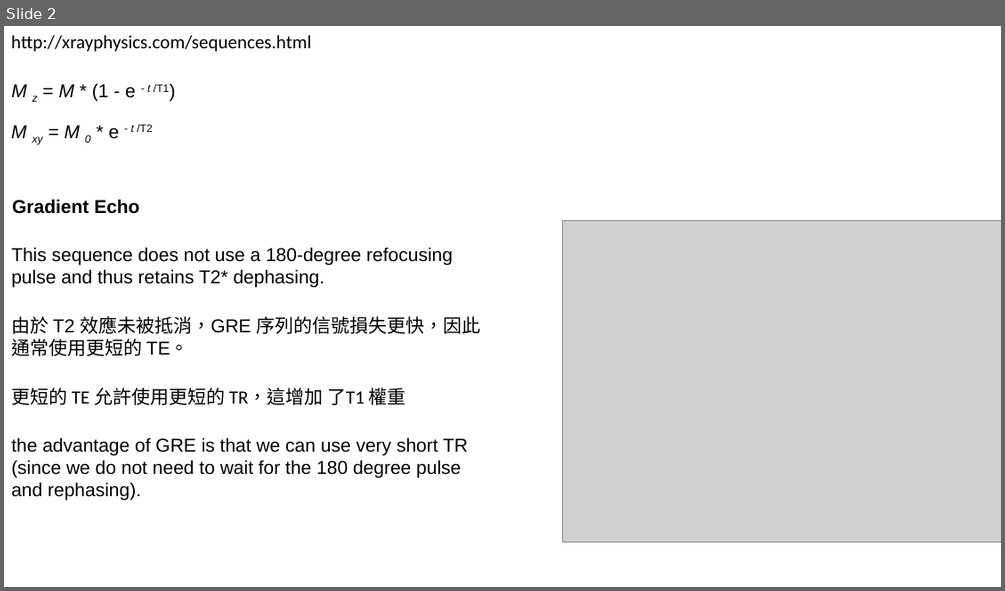
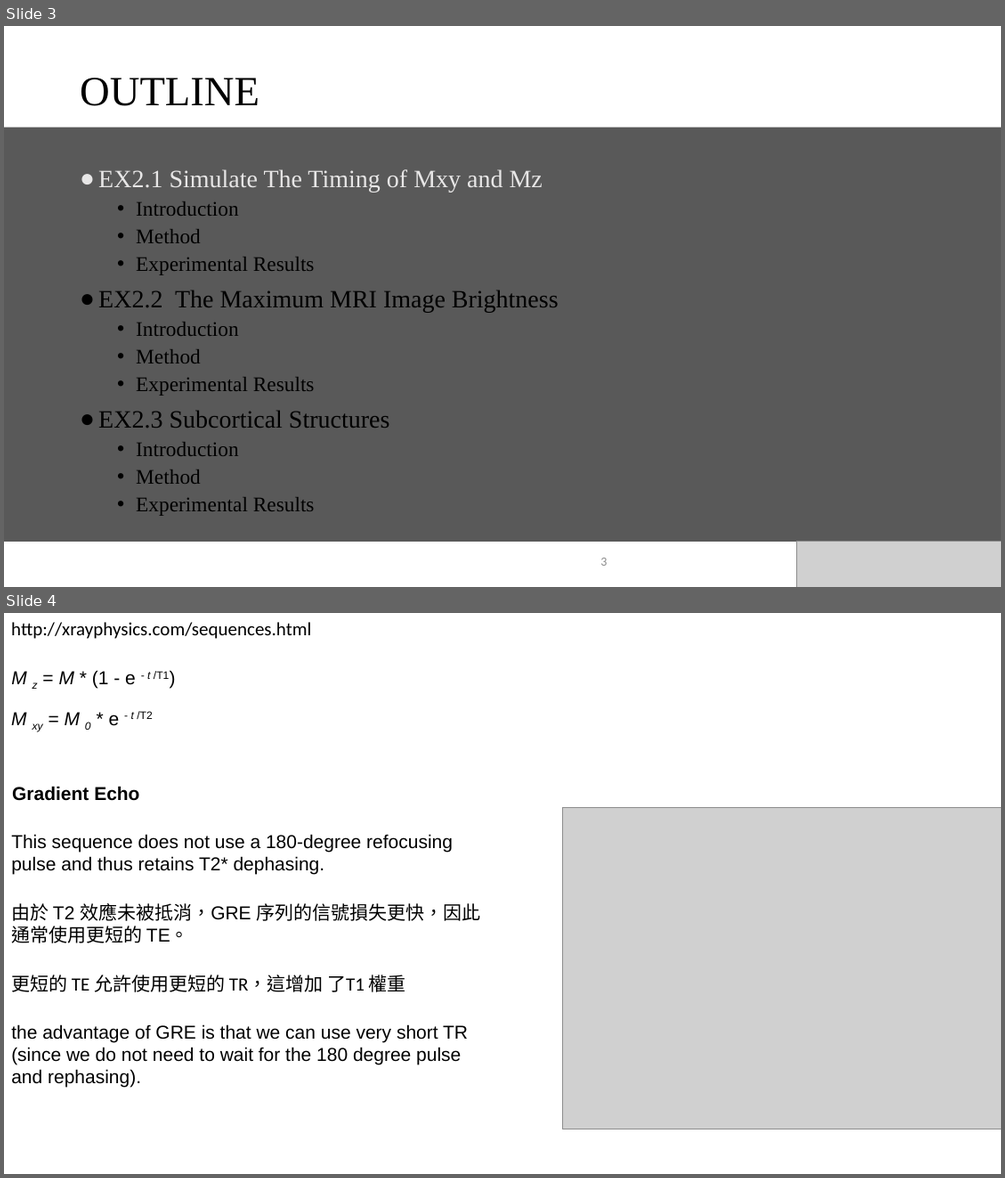
Before and after one commit to DanielHo-BS/MRI, a slide deck: FLASH_HW2/HW2.pptx. Shown one above the other, each under a label of ours: slide 2 before the commit, slides 3 and 4 after it. The pictures are 1005x591 and 1005x1178 pixels, drawn with LibreOffice and Linux fonts; fonts in the diff are those of the drawing; grey boxes stand for pictures. Boxes give left, top, right and bottom in pixels: in the first picture for what was removed or moved away, otherwise in the second. Text is boxed around its words. In the diff, an @@ line names an element or a change of style, - is before the commit and + after.

```diff
--- a/FLASH_HW2/HW2.pptx
+++ b/FLASH_HW2/HW2.pptx
@@ slide 3 added at bbox=[4, 26, 1001, 587], background #FFFFFF @@
@@ text added at bbox=[80, 78, 259, 106], 40 pt, text #000000 @@
+OUTLINE
@@ rectangle added at bbox=[4, 127, 1001, 541], fill #595959 @@
@@ text added at bbox=[98, 169, 558, 516], 20 pt, text #000000 @@
+● EX2.1 Simulate The Timing of Mxy and Mz
+  • Introduction
+  • Method
+  • Experimental Results
+● EX2.2 The Maximum MRI Image Brightness
+  • Introduction
+  • Method
+  • Experimental Results
+● EX2.3 Subcortical Structures
+  • Introduction
+  • Method
+  • Experimental Results
@@ page number added at bbox=[600, 557, 607, 565], 12 pt, text #8C8C8C @@
+3
@@ picture added at bbox=[797, 541, 1001, 587] @@
@@ what was slide 2 is now slide 4 @@
```
Also in this commit, not shown: 1 slide changed, 7 other slides added, 1 slide removed, 2 other files.
